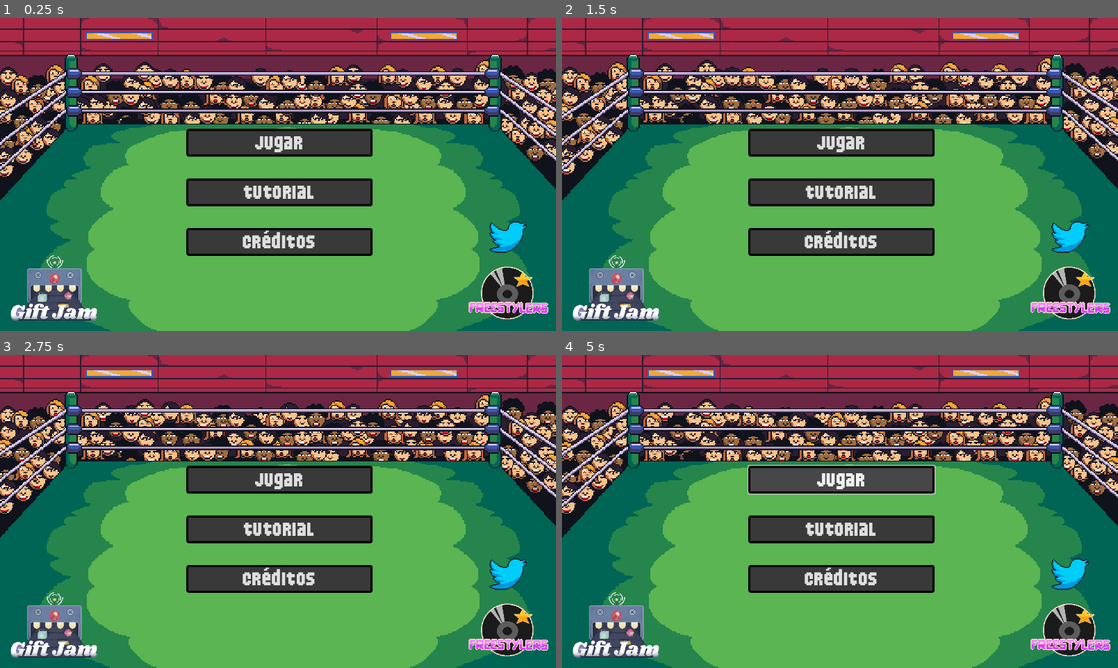
Above: before the commit, frames 1-4 (two rows, left to right).
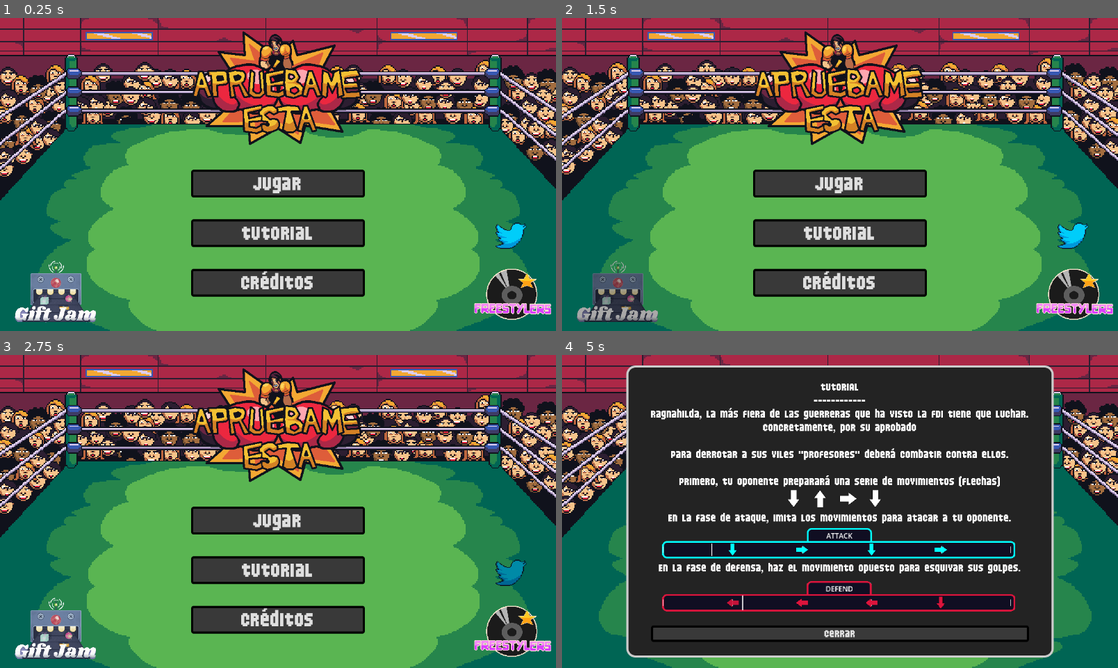
Above: after the commit, the same moments.

Repository: freesstylers/GiftJam2324
Game: Godot game, scene res://Scenes/SceneManager/SceneManager.tscn
The game is run twice, just before and just after one commit, with the same random seed, the same clock (stepped at 60 frames per second) and the same inputs. The engine's default icon, where the game draws it, is replaced by a stand-in: a white triangle on a blue panel in a dark square.
Inputs (mouse positions are in pixels of both pictures, inside the frame that each line leads up to; where the layout moved, square brackets give the same spot in the first picture):
- Up to frame 1 (0.25 s): no input
- Up to frame 2 (1.5 s): click (1073, 293) [1067, 293] at 0.5 s; click (617, 293) [617, 290] at 1.25 s
- Up to frame 3 (2.75 s): click (511, 574) [505, 574] at 2 s
- Up to frame 4 (5 s): click "Tutorial" at 2.75 s; click (840, 580) at 3.5 s, where only the run before the commit has a clickable "Créditos"; click (840, 480) at 4.25 s, where only the run before the commit has a clickable "Jugar"

The runs differ from the first frame. In frame 1, 20% of the frame differs, in the area x 1-100%, y 4-98%; in frame 2, 21%; in frame 3, 20%; in frame 4, 65%, in the area x 1-99%, y 3-97%.
Error before the commit: Attempt to call function 'play' in base 'null instance' on a null instance. (res://Scripts/MainMenuScript.gd:12)

Commit message:
Revert "Merge branch 'main' of https://github.com/freesstylers/GiftJam2324"
This reverts commit e40cc8008b3a9feb60b658f0cf6c891601cb4e12, reversing
changes made to 70371281285f8d2c0d515595fb0bcd3f85e87bd6.

Diff:
--- a/Scenes/BaseBattle.tscn
+++ b/Scenes/BaseBattle.tscn
@@ -2,14 +2,14 @@
 
 [ext_resource type="Script" path="res://Scripts/BattleManager.gd" id="1_svkjm"]
 [ext_resource type="PackedScene" uid="uid://b7hn7pqk7rh8t" path="res://Scenes/Prefabs/UIContainer.tscn" id="2_gkg66"]
-[ext_resource type="AudioStream" uid="uid://ddcf7a4m0ene0" path="res://Audio/Songs/boss1-130bpm.wav" id="5_8ctp3"]
+[ext_resource type="AudioStream" uid="uid://bqqiyrpyr27k8" path="res://Audio/Songs/boss1-130bpm.wav" id="5_8ctp3"]
 [ext_resource type="SpriteFrames" uid="uid://b4o4idok2krco" path="res://Assets/Sprites/Background/BackgroundAnimation.tres" id="5_rh2wk"]
 [ext_resource type="PackedScene" uid="uid://muu12hug5ib1" path="res://Scenes/Boss G.tscn" id="6_3shk1"]
-[ext_resource type="AudioStream" uid="uid://4i4ksx34jgxe" path="res://Audio/Songs/MetronomeTick.mp3" id="6_jn1fn"]
+[ext_resource type="AudioStream" uid="uid://cw3wqf2y0newk" path="res://Audio/Songs/MetronomeTick.mp3" id="6_jn1fn"]
 [ext_resource type="PackedScene" uid="uid://cbi05qfsjhskp" path="res://Scenes/ragnahilda.tscn" id="6_skhid"]
 [ext_resource type="SpriteFrames" uid="uid://ctr2lotnfhvkj" path="res://Assets/Sprites/Protagonista/Animations/Ragnahilda_Idle.tres" id="8_opoqs"]
 
-[node name="BaseBattle2" type="Node2D"]
+[node name="BaseBattle" type="Node2D"]
 script = ExtResource("1_svkjm")
 PlayMetronome = true
 
--- a/Scenes/FinalContent/G_Battle.tscn
+++ b/Scenes/FinalContent/G_Battle.tscn
@@ -1,13 +1,14 @@
-[gd_scene load_steps=9 format=3 uid="uid://b4g66c7ypymr4"]
+[gd_scene load_steps=10 format=3 uid="uid://b4g66c7ypymr4"]
 
 [ext_resource type="Script" path="res://Scripts/BattleManager.gd" id="1_opvlp"]
 [ext_resource type="PackedScene" uid="uid://b7hn7pqk7rh8t" path="res://Scenes/Prefabs/UIContainer.tscn" id="2_825xe"]
-[ext_resource type="AudioStream" uid="uid://ddcf7a4m0ene0" path="res://Audio/Songs/boss1-130bpm.wav" id="3_im766"]
-[ext_resource type="AudioStream" uid="uid://4i4ksx34jgxe" path="res://Audio/Songs/MetronomeTick.mp3" id="4_vc420"]
+[ext_resource type="AudioStream" uid="uid://b0pwo8n1lag45" path="res://Audio/Songs/boss1-130bpm.wav" id="3_im766"]
+[ext_resource type="AudioStream" uid="uid://b8f55lu5knkao" path="res://Audio/Songs/MetronomeTick.mp3" id="4_vc420"]
 [ext_resource type="SpriteFrames" uid="uid://b4o4idok2krco" path="res://Assets/Sprites/Background/BackgroundAnimation.tres" id="5_2apnm"]
 [ext_resource type="PackedScene" uid="uid://muu12hug5ib1" path="res://Scenes/Boss G.tscn" id="6_ep87c"]
 [ext_resource type="PackedScene" uid="uid://cbi05qfsjhskp" path="res://Scenes/ragnahilda.tscn" id="7_rp4wp"]
 [ext_resource type="SpriteFrames" uid="uid://ctr2lotnfhvkj" path="res://Assets/Sprites/Protagonista/Animations/Ragnahilda_Idle.tres" id="8_ru886"]
+[ext_resource type="AudioStream" uid="uid://mywoqj5oqnl5" path="res://Audio/SFX/bell.ogg" id="9_n5w6w"]
 
 [node name="BaseBattle" type="Node2D"]
 script = ExtResource("1_opvlp")
@@ -18,18 +19,16 @@
 
 [node name="Container" parent="UI" instance=ExtResource("2_825xe")]
 
-[node name="BattleSong" type="AudioStreamPlayer2D" parent="."]
-stream = ExtResource("3_im766")
-
 [node name="MetronomeSound" type="AudioStreamPlayer2D" parent="."]
 stream = ExtResource("4_vc420")
 
 [node name="BPM_TIMER" type="Timer" parent="."]
 
 [node name="AnimatedSprite2D" type="AnimatedSprite2D" parent="."]
-position = Vector2(633.5, 357)
-scale = Vector2(2.5, 2.504)
+position = Vector2(640, 360)
+scale = Vector2(2.666, 2.666)
 sprite_frames = ExtResource("5_2apnm")
+autoplay = "default"
 frame_progress = 0.689517
 
 [node name="Boss G" parent="." instance=ExtResource("6_ep87c")]
@@ -44,6 +43,14 @@
 frame_progress = 0.332353
 TakeDamagePositionDelta = Vector2(0, 20)
 
+[node name="StartBattleSound" type="AudioStreamPlayer" parent="."]
+stream = ExtResource("9_n5w6w")
+autoplay = true
+
+[node name="AudioStreamPlayer" type="AudioStreamPlayer" parent="."]
+stream = ExtResource("3_im766")
+autoplay = true
+
 [connection signal="attack_mode_changed" from="." to="UI/Container" method="_on_base_battle_attack_mode_changed"]
 [connection signal="attack_mode_changed" from="." to="Boss G" method="_on_base_battle_attack_mode_changed"]
 [connection signal="attack_mode_changed" from="." to="Ragnahilda" method="_on_base_battle_attack_mode_changed"]
--- a/Scenes/MainMenu.tscn
+++ b/Scenes/MainMenu.tscn
@@ -1,17 +1,20 @@
-[gd_scene load_steps=13 format=3 uid="uid://dv31ttuyw5rnf"]
+[gd_scene load_steps=16 format=3 uid="uid://dv31ttuyw5rnf"]
 
 [ext_resource type="Theme" uid="uid://ugxbtljmj80y" path="res://Assets/MainMenuTheme.tres" id="1_h5tew"]
 [ext_resource type="Script" path="res://Scripts/MainMenuScript.gd" id="1_s2qbx"]
-[ext_resource type="Texture2D" uid="uid://ba086fbet6wd5" path="res://Assets/MainMenu/LogoFreestylers.png" id="2_tuuka"]
-[ext_resource type="FontFile" uid="uid://b7tnent1gr2u3" path="res://Assets/Fonts/Larceny.ttf" id="2_xpdlg"]
-[ext_resource type="Texture2D" uid="uid://bqji7lspvjsm1" path="res://Assets/MainMenu/Twitter.png" id="3_hamnk"]
+[ext_resource type="Texture2D" uid="uid://6fkvqpq4lkcr" path="res://Assets/MainMenu/LogoFreestylers.png" id="2_tuuka"]
+[ext_resource type="FontFile" uid="uid://d10ue1qpsk32e" path="res://Assets/Fonts/Larceny.ttf" id="2_xpdlg"]
+[ext_resource type="Texture2D" uid="uid://bka7gnkpxxl1" path="res://Assets/MainMenu/Twitter.png" id="3_hamnk"]
 [ext_resource type="SpriteFrames" uid="uid://b4o4idok2krco" path="res://Assets/Sprites/Background/BackgroundAnimation.tres" id="3_iv8ij"]
-[ext_resource type="Texture2D" uid="uid://cdqu35fo7lt8j" path="res://Assets/MainMenu/LogoGiftJam.png" id="4_kmo4h"]
-[ext_resource type="Texture2D" uid="uid://c1pdlddf8ioi3" path="res://Assets/MainMenu/AttackTutorial.png" id="7_bc7y5"]
-[ext_resource type="Texture2D" uid="uid://e6rqavtu14al" path="res://Assets/Sprites/Notas/Abajo.png" id="8_4tl2g"]
-[ext_resource type="Texture2D" uid="uid://b5uwkw1cagosn" path="res://Assets/MainMenu/DefendTutorial.png" id="8_eefuj"]
-[ext_resource type="Texture2D" uid="uid://vemclkghh0d8" path="res://Assets/Sprites/Notas/Arriba.png" id="9_d1qt2"]
-[ext_resource type="Texture2D" uid="uid://dburth1bntu6x" path="res://Assets/Sprites/Notas/Derecha.png" id="10_fpce0"]
+[ext_resource type="Theme" uid="uid://dg651pgtwypi2" path="res://Assets/ImgButton.tres" id="4_2tqs0"]
+[ext_resource type="Texture2D" uid="uid://qw1we5fw64a0" path="res://Assets/MainMenu/LogoGiftJam.png" id="4_kmo4h"]
+[ext_resource type="Texture2D" uid="uid://cop8surwmo8db" path="res://Assets/MainMenu/AttackTutorial.png" id="7_bc7y5"]
+[ext_resource type="Texture2D" uid="uid://w4texerpvbix" path="res://Assets/Sprites/LogoApruebameEsta.png" id="7_c0a5j"]
+[ext_resource type="Texture2D" uid="uid://3vjmuyoff0ie" path="res://Assets/Sprites/Notas/Abajo.png" id="8_4tl2g"]
+[ext_resource type="Texture2D" uid="uid://duwn11yyjcsm7" path="res://Assets/MainMenu/DefendTutorial.png" id="8_eefuj"]
+[ext_resource type="Texture2D" uid="uid://bi0i1o5adi4ui" path="res://Assets/Sprites/Notas/Arriba.png" id="9_d1qt2"]
+[ext_resource type="Texture2D" uid="uid://c4ycjb7fgbo2x" path="res://Assets/Sprites/Notas/Derecha.png" id="10_fpce0"]
+[ext_resource type="AudioStream" uid="uid://ca4i7smvj0y1d" path="res://Audio/SFX/button.ogg" id="14_spj8v"]
 
 [node name="Control" type="Control"]
 layout_mode = 3
@@ -30,58 +33,70 @@
 autoplay = "default"
 frame_progress = 0.656875
 
-[node name="FreeStylers" type="TextureButton" parent="."]
-layout_mode = 2
-offset_left = 1071.0
-offset_top = 555.0
-offset_right = 1391.0
-offset_bottom = 811.0
-scale = Vector2(0.607021, 0.607021)
-texture_normal = ExtResource("2_tuuka")
-
-[node name="GiftJam" type="TextureButton" parent="."]
-layout_mode = 2
-offset_left = 2.0
-offset_top = 541.0
-offset_right = 1502.0
-offset_bottom = 1541.0
+[node name="MainButtonContainer" type="Control" parent="."]
+anchors_preset = 0
+offset_right = 40.0
+offset_bottom = 40.0
+
+[node name="FreeStylers" type="Button" parent="MainButtonContainer"]
+layout_mode = 2
+offset_left = 1084.0
+offset_top = 560.0
+offset_right = 1273.0
+offset_bottom = 711.0
+theme = ExtResource("4_2tqs0")
+icon = ExtResource("2_tuuka")
+expand_icon = true
+
+[node name="GiftJam" type="Button" parent="MainButtonContainer"]
+layout_mode = 2
+offset_left = 13.0
+offset_top = 554.0
+offset_right = 246.0
+offset_bottom = 709.0
 grow_vertical = 0
-scale = Vector2(0.165439, 0.165439)
-texture_normal = ExtResource("4_kmo4h")
-
-[node name="Twitter" type="TextureButton" parent="."]
-layout_mode = 2
-offset_left = 1105.0
-offset_top = 440.0
-offset_right = 1169.0
-offset_bottom = 504.0
-scale = Vector2(2, 2)
+theme = ExtResource("4_2tqs0")
+icon = ExtResource("4_kmo4h")
+expand_icon = true
+
+[node name="Twitter" type="Button" parent="MainButtonContainer"]
+layout_mode = 2
+offset_left = 1123.0
+offset_top = 448.0
+offset_right = 1229.0
+offset_bottom = 554.0
 size_flags_horizontal = 0
 size_flags_vertical = 0
-texture_normal = ExtResource("3_hamnk")
-
-[node name="MainButtonContainer" type="VBoxContainer" parent="."]
+theme = ExtResource("4_2tqs0")
+icon = ExtResource("3_hamnk")
+expand_icon = true
+
+[node name="MainButtonContainer" type="VBoxContainer" parent="MainButtonContainer"]
 layout_mode = 0
-offset_left = 429.0
-offset_top = 255.0
-offset_right = 858.0
-offset_bottom = 547.0
+offset_left = 440.0
+offset_top = 29.0
+offset_right = 840.0
+offset_bottom = 641.0
 alignment = 1
 
-[node name="play" type="Button" parent="MainButtonContainer"]
+[node name="TextureRect" type="TextureRect" parent="MainButtonContainer/MainButtonContainer"]
+layout_mode = 2
+texture = ExtResource("7_c0a5j")
+
+[node name="play" type="Button" parent="MainButtonContainer/MainButtonContainer"]
 layout_mode = 2
 theme_override_fonts/font = ExtResource("2_xpdlg")
 theme_override_font_sizes/font_size = 60
 text = "Jugar"
 
-[node name="tutorial" type="Button" parent="MainButtonContainer"]
+[node name="tutorial" type="Button" parent="MainButtonContainer/MainButtonContainer"]
 layout_mode = 2
 theme_override_fonts/font = ExtResource("2_xpdlg")
 theme_override_font_sizes/font_size = 60
 text = "Tutorial
 "
 
-[node name="Credits" type="Button" parent="MainButtonContainer"]
+[node name="Credits" type="Button" parent="MainButtonContainer/MainButtonContainer"]
 layout_mode = 2
 theme_override_fonts/font = ExtResource("2_xpdlg")
 theme_override_font_sizes/font_size = 60
@@ -90,17 +105,23 @@
 [node name="level container" type="VBoxContainer" parent="."]
 visible = false
 layout_mode = 0
-offset_left = 429.0
-offset_top = 255.0
-offset_right = 858.0
-offset_bottom = 547.0
+offset_left = 440.0
+offset_top = 349.0
+offset_right = 844.0
+offset_bottom = 641.0
 alignment = 1
 
 [node name="level 1" type="Button" parent="level container"]
 layout_mode = 2
 theme_override_fonts/font = ExtResource("2_xpdlg")
 theme_override_font_sizes/font_size = 60
-text = "Jugar"
+text = "Examen 1"
+
+[node name="level 2" type="Button" parent="level container"]
+layout_mode = 2
+theme_override_fonts/font = ExtResource("2_xpdlg")
+theme_override_font_sizes/font_size = 60
+text = "Examen 2"
 
 [node name="back" type="Button" parent="level container"]
 layout_mode = 2
@@ -269,13 +290,17 @@
 theme_override_font_sizes/font_size = 32
 text = "Cerrar"
 
-[connection signal="button_down" from="FreeStylers" to="." method="_on_free_stylers_button_down"]
-[connection signal="button_down" from="GiftJam" to="." method="_on_gift_jam_button_down"]
-[connection signal="button_down" from="Twitter" to="." method="_on_twitter_button_down"]
-[connection signal="button_down" from="MainButtonContainer/play" to="." method="TogglePlayMenu" binds= [true]]
-[connection signal="button_down" from="MainButtonContainer/tutorial" to="." method="_on_tutorial_button_down"]
-[connection signal="button_down" from="MainButtonContainer/Credits" to="." method="_on_credits_button_down"]
+[node name="ButtonSFX" type="AudioStreamPlayer" parent="."]
+stream = ExtResource("14_spj8v")
+
+[connection signal="button_down" from="MainButtonContainer/FreeStylers" to="." method="_on_free_stylers_button_down"]
+[connection signal="button_down" from="MainButtonContainer/GiftJam" to="." method="_on_gift_jam_button_down"]
+[connection signal="button_down" from="MainButtonContainer/Twitter" to="." method="_on_twitter_button_down"]
+[connection signal="button_down" from="MainButtonContainer/MainButtonContainer/play" to="." method="TogglePlayMenu" binds= [true]]
+[connection signal="button_down" from="MainButtonContainer/MainButtonContainer/tutorial" to="." method="_on_tutorial_button_down"]
+[connection signal="button_down" from="MainButtonContainer/MainButtonContainer/Credits" to="." method="_on_credits_button_down"]
 [connection signal="button_down" from="level container/level 1" to="." method="_on_level_button_down" binds= [0]]
+[connection signal="button_down" from="level container/level 2" to="." method="_on_level_button_down" binds= [1]]
 [connection signal="button_down" from="level container/back" to="." method="TogglePlayMenu" binds= [false]]
 [connection signal="button_down" from="credits/container/VBoxContainer/CreditsBack" to="." method="_on_credits_back_button_down"]
 [connection signal="button_down" from="tutorial/container/VBoxContainer/TutorialBack" to="." method="_on_tutorial_back_button_down"]
Not shown: 1 places in Assets/MainMenuTheme.tres that only renumber resources
Not shown: 1 places in Assets/Sprites/Boss G/Animations/Idle.tres that only renumber resources
Not shown: 1 places in Assets/Sprites/Boss G/Animations/PunchRight.tres that only renumber resources
Not shown: 1 places in Assets/Sprites/Boss G/Animations/PunchUp.tres that only renumber resources
Not shown: 1 places in Assets/Sprites/P.P Punchman/Anims/PPPunchmanDown.tres that only renumber resources
Not shown: 1 places in Assets/Sprites/P.P Punchman/Anims/PPPunchmanIdle.tres that only renumber resources
Not shown: 1 places in Assets/Sprites/P.P Punchman/Anims/PPPunchmanLeft.tres that only renumber resources
Not shown: 1 places in Assets/Sprites/P.P Punchman/Anims/PPPunchmanRight.tres that only renumber resources
Not shown: 1 places in Assets/Sprites/P.P Punchman/Anims/PPPunchmanUp.tres that only renumber resources
Not shown: 1 places in Assets/Sprites/Protagonista/Animations/Ragnahilda_EvadeLeft.tres that only renumber resources
Not shown: 1 places in Assets/Sprites/Protagonista/Animations/Ragnahilda_PunchUp.tres that only renumber resources
Not shown, added: Prueba.txt
(and 2 more such lines)
